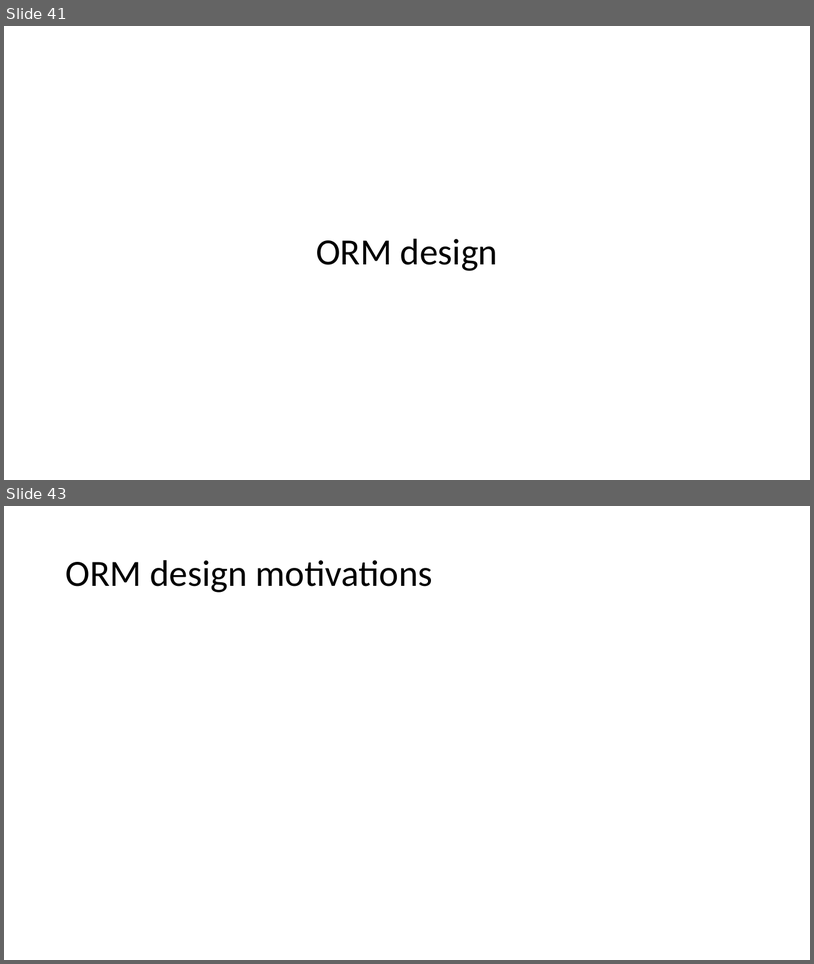
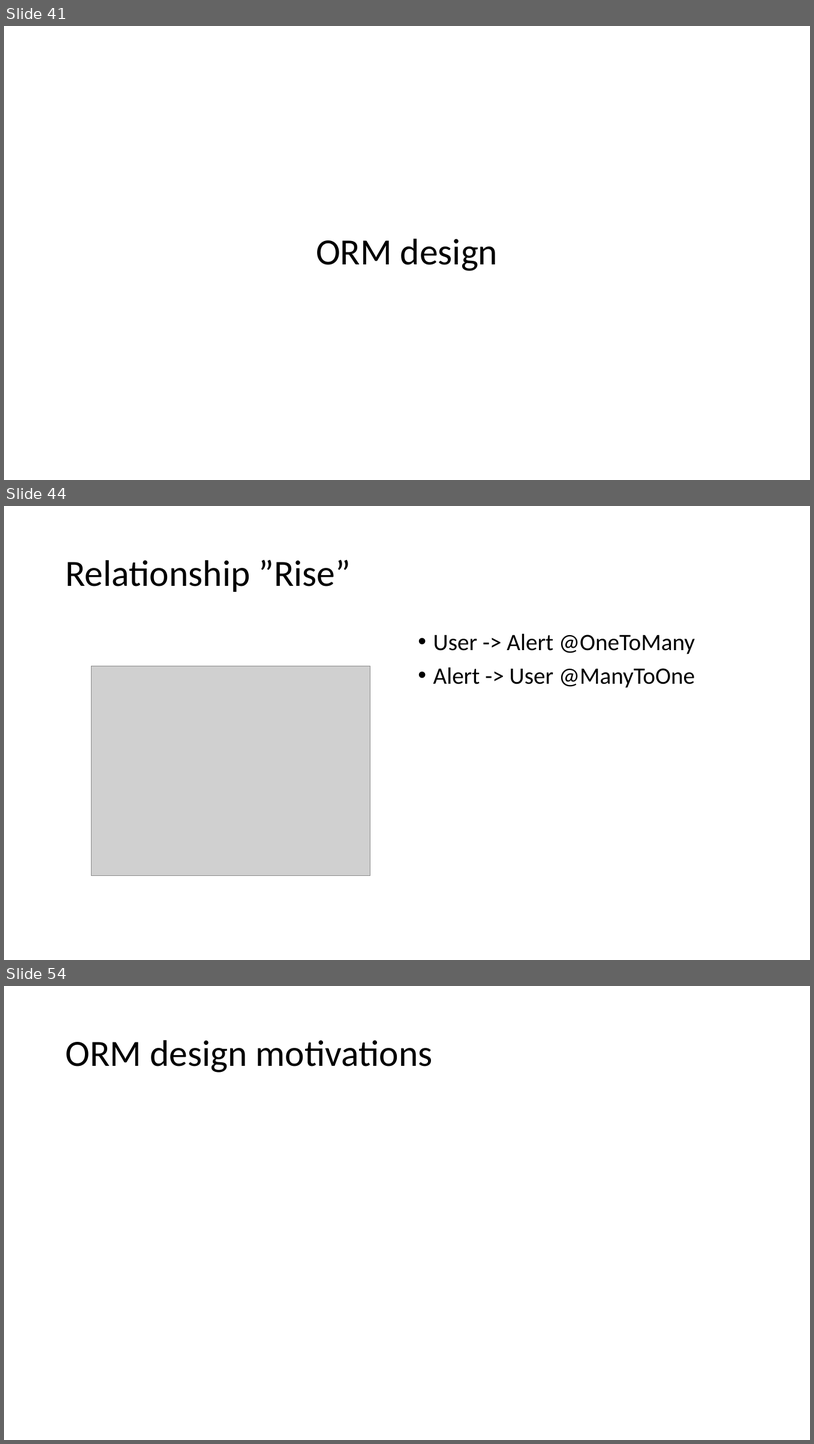
Before and after one commit to matteovisotto/DB2-SirianiVisotto, a slide deck: Documentation.pptx. Shown one above the other, each under a label of ours: slides 41 and 43 before the commit, slides 41, 44 and 54 after it; the slides between them are not shown. The pictures are 814x964 and 814x1444 pixels, drawn with LibreOffice and Linux fonts; fonts in the diff are those of the drawing; grey boxes stand for pictures. Boxes give left, top, right and bottom in pixels: in the first picture for what was removed or moved away, otherwise in the second. Text is boxed around its words. In the diff, an @@ line names an element or a change of style, - is before the commit and + after.

```diff
--- a/Documentation.pptx
+++ b/Documentation.pptx
@@ slide 44 added at bbox=[4, 506, 810, 960], background #FFFFFF @@
@@ title added at bbox=[65, 559, 351, 592], 44 pt, text #000000 @@
+Relationship ”Rise”
@@ text added at bbox=[434, 633, 695, 688], 28 pt, text #000000 @@
+• User -> Alert @OneToMany
+• Alert -> User @ManyToOne
@@ picture added at bbox=[91, 666, 370, 876] @@
@@ what was slide 43 is now slide 54 @@
```
Also in this commit, not shown: 4 slides changed, 16 other slides added, 1 slide removed, 2 other files.
